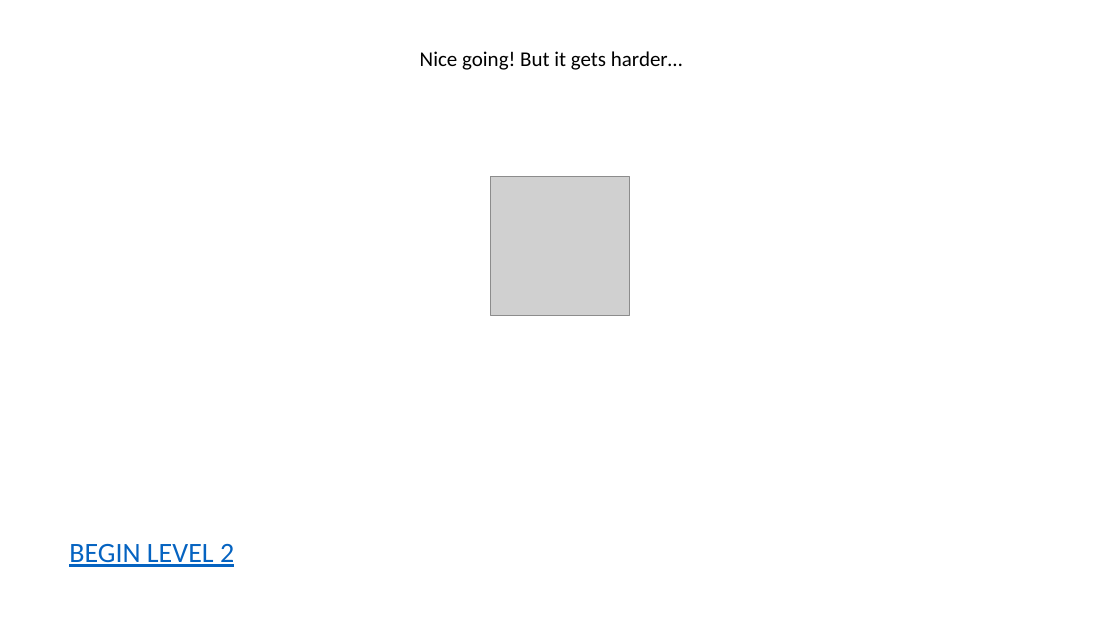
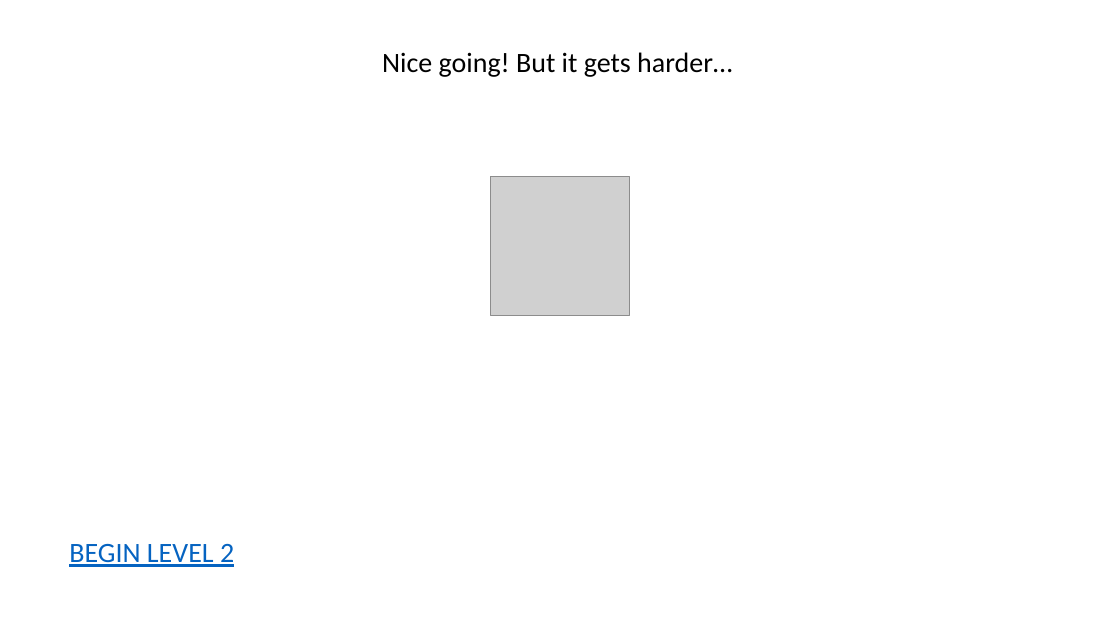
Before and after one commit to RIDENTEM/ppJam2019, a slide deck: slide 4 of ppJam.pptm (slide 3 before the commit). Drawn at 1120x630 pixels with LibreOffice and Linux fonts; fonts in the diff are those of the drawing; grey boxes stand for pictures. Boxes give left, top, right and bottom in pixels: in the first picture for what was removed or moved away, otherwise in the second. Text is boxed around its words. In the diff, an @@ line names an element or a change of style, - is before the commit and + after.

```diff
--- a/ppJam.pptm
+++ b/ppJam.pptm
@@ text "Nice going! But it gets ..." moved from (x1=420, y1=51, x2=682, y2=70) to (x1=382, y1=52, x2=732, y2=77) @@
@@ text "Nice going! But it gets ..." at (x1=382, y1=52, x2=732, y2=77): size 18 to 24 pt @@
```
Also in this commit, not shown: 6 other slides changed, 3 slides added, 1 slide removed.
